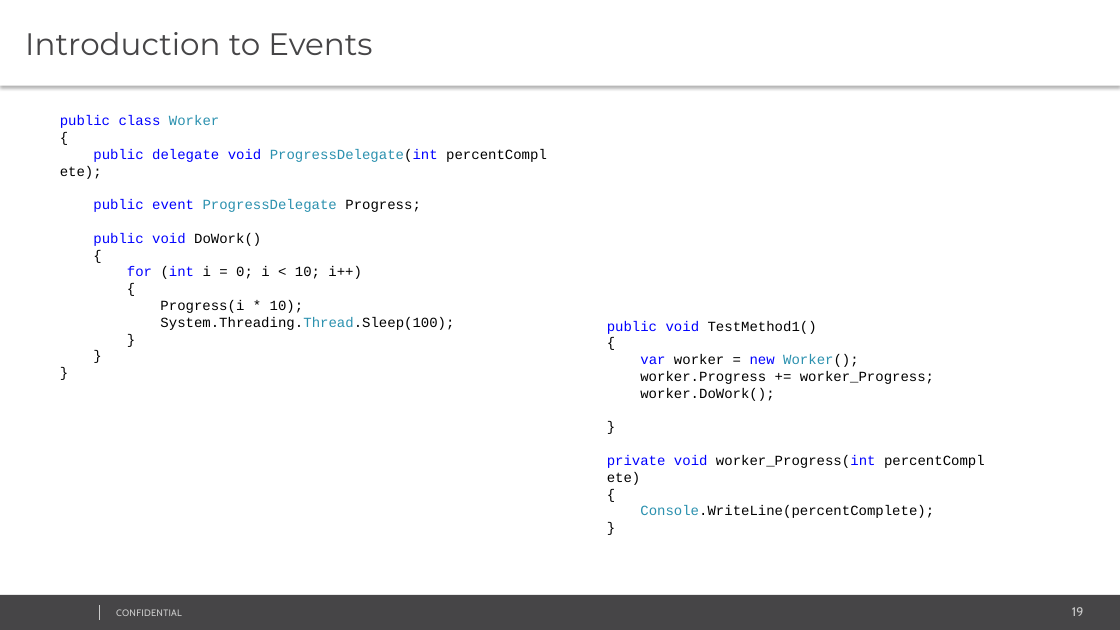
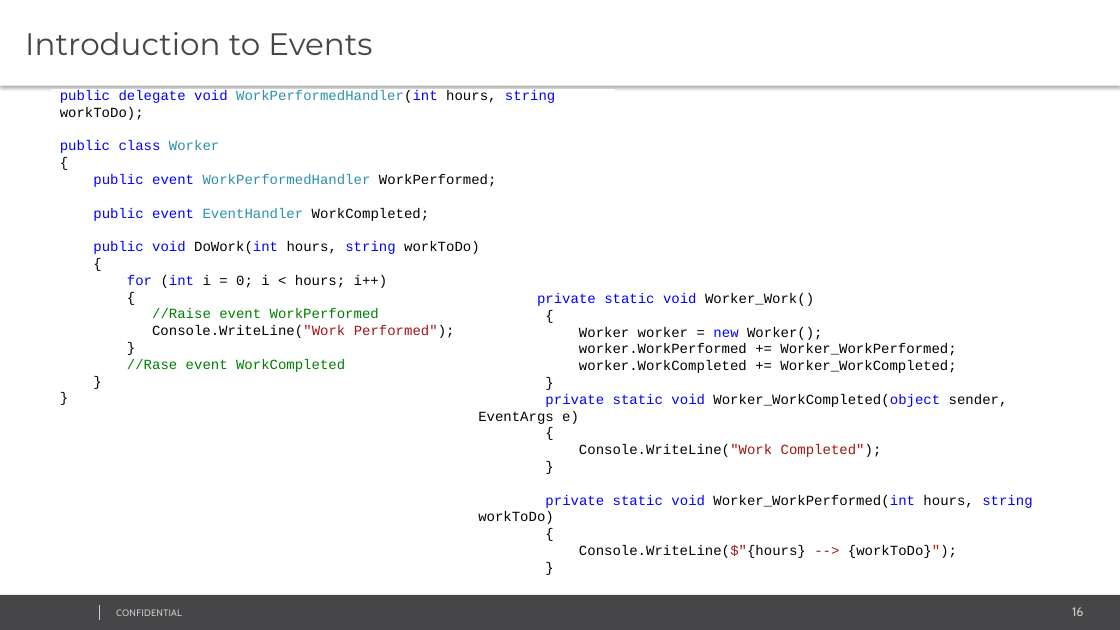
Before and after one commit to sampath42/Delegate_Events, a slide deck: slide 16 of M7/07 Delegates and Events.pptx (slide 19 before the commit). Drawn at 1120x630 pixels with LibreOffice and Linux fonts; fonts in the diff are those of the drawing; background and template pictures are left out. Boxes give left, top, right and bottom in pixels: in the first picture for what was removed or moved away, otherwise in the second. Text is boxed around its words. In the diff, an @@ line names an element or a change of style, - is before the commit and + after.

```diff
--- a/M7/07 Delegates and Events.pptx
+++ b/M7/07 Delegates and Events.pptx
@@ rectangle "public delegate void WorkPerformedHandler(int hours, ...": place and size @@
-rectangle "public delegate void WorkPerformedHandler(int hours, ..." at (60,115,454,330)
+rectangle "public delegate void WorkPerformedHandler(int hours, ..." at (51,89,615,403)
@@ text in rectangle at (60,90,555,372): text changed @@
-public class Worker
-{
-public delegate void ProgressDelegate(int percentComplete);
-public event ProgressDelegate Progress;
-public void DoWork()
-{
-for (int i = 0; i < 10; i++)
-{
-Progress(i * 10);
-System.Threading.Thread.Sleep(100);
-}
-}
-}
+public delegate void WorkPerformedHandler(int hours, string workToDo);
+public class Worker
+{
+public event WorkPerformedHandler WorkPerformed;
+public event EventHandler WorkCompleted;
+public void DoWork(int hours, string workToDo)
+{
+for (int i = 0; i < hours; i++)
+{
+//Raise event WorkPerformed
+Console.WriteLine("Work Performed");
+}
+//Rase event WorkCompleted
+}
+}
@@ text at (478,293,1032,558): text changed @@
-public void TestMethod1()
-{
-var worker = new Worker();
-worker.Progress += worker_Progress;
-worker.DoWork();
-}
-private void worker_Progress(int percentComplete)
-{
-Console.WriteLine(percentComplete);
-}
+private static void Worker_Work()
+{
+Worker worker = new Worker();
+worker.WorkPerformed += Worker_WorkPerformed;
+worker.WorkCompleted += Worker_WorkCompleted;
+}
+private static void Worker_WorkCompleted(object sender, EventArgs e)
+{
+Console.WriteLine("Work Completed");
+}
+private static void Worker_WorkPerformed(int hours, string workToDo)
+{
+Console.WriteLine($"{hours} --> {workToDo}");
+}
@@ page number at (1072,607,1083,616): text changed @@
-19
+16
```
Also in this commit, not shown: 5 other slides changed, 4 slides added, 8 slides removed, 17 other files.
